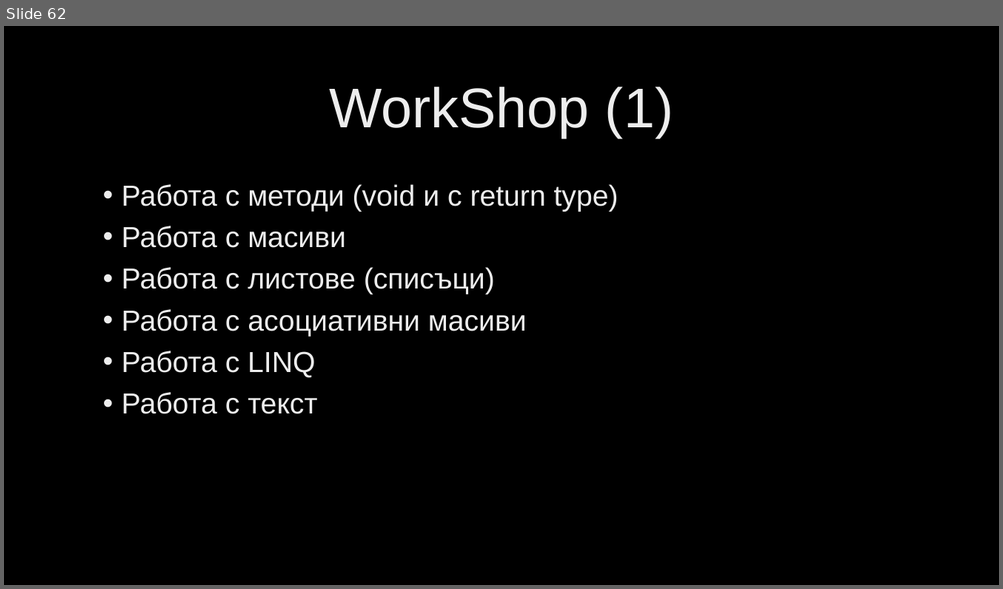
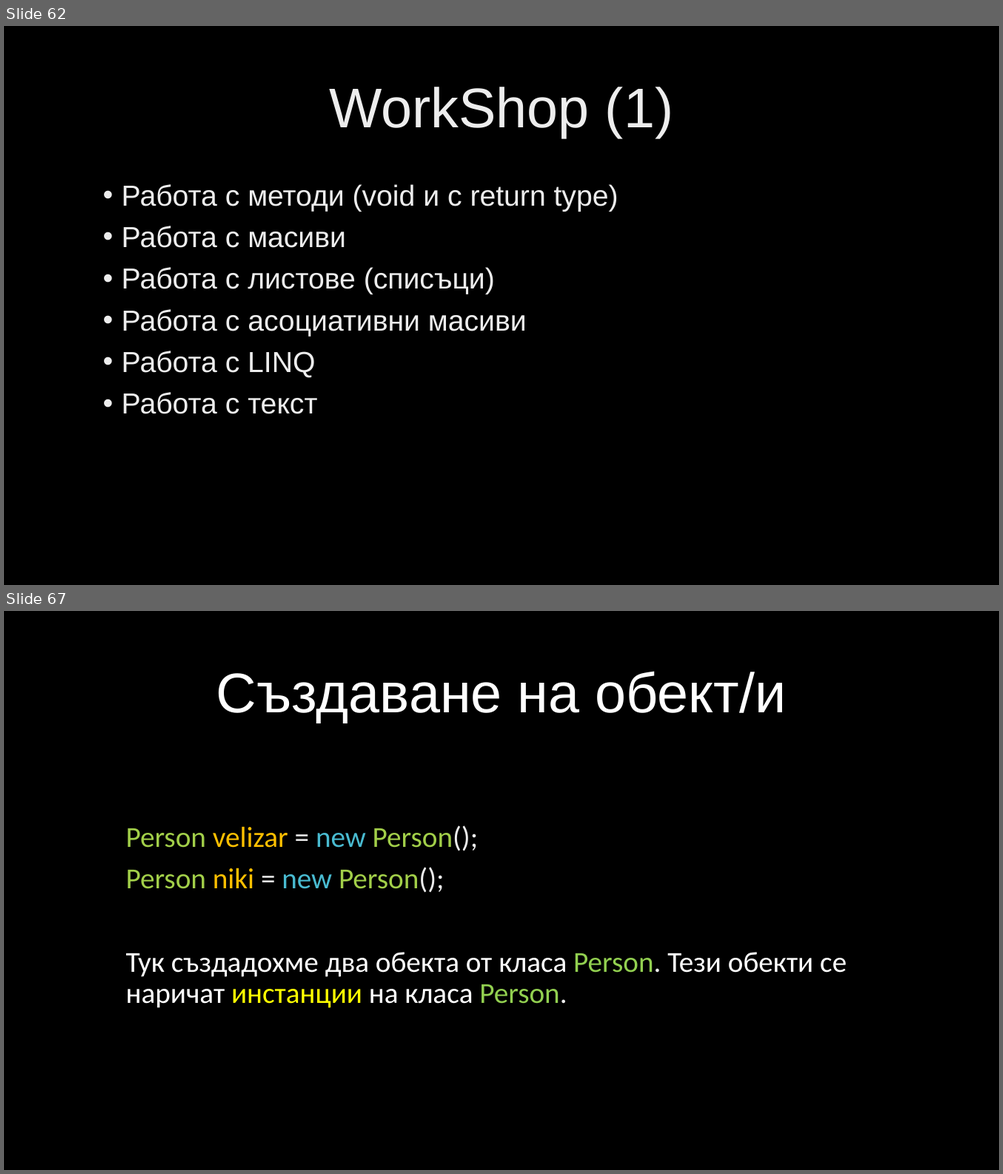
Before and after one commit to velizar92/CSharp-Programming-Presentations, a slide deck: C# Intermediate.pptx. Shown one above the other, each under a label of ours: slide 62 before the commit, slides 62 and 67 after it; the slides between them are not shown. The pictures are 1003x589 and 1003x1174 pixels, drawn with LibreOffice and Linux fonts; fonts in the diff are those of the drawing; background and template pictures are left out. Boxes give left, top, right and bottom in pixels: in the first picture for what was removed or moved away, otherwise in the second. Text is boxed around its words. In the diff, an @@ line names an element or a change of style, - is before the commit and + after.

```diff
--- a/C# Intermediate.pptx
+++ b/C# Intermediate.pptx
@@ slide 67 added at <box>4,611,999,1170</box>, background picture (left out) @@
@@ title added at <box>216,671,785,723</box>, 54 pt, text #FFFFFF @@
+Създаване на обект/и
@@ text added at <box>126,826,846,1008</box>, 28 pt, text #FFFFFF @@
+Person velizar = new Person();
+Person niki = new Person();
+Тук създадохме два обекта от класа Person. Тези обекти се наричат инстанции на класа Person.
```
Also in this commit, not shown: 6 other slides added.
